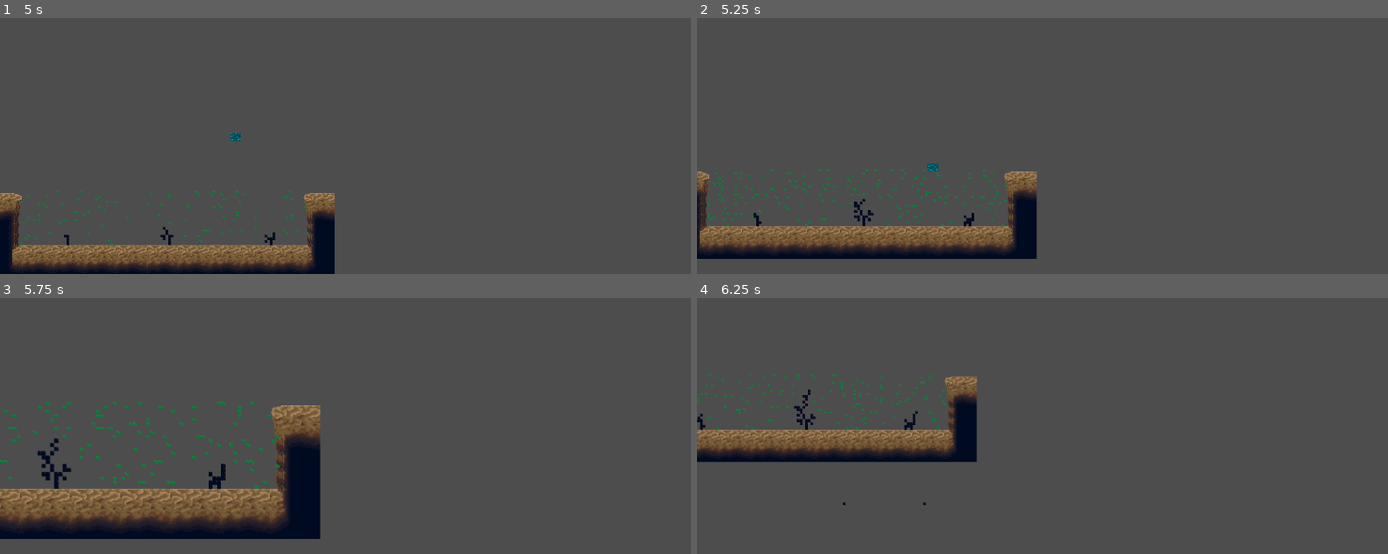
Above: before the commit, frames 1-4 (two rows, left to right).
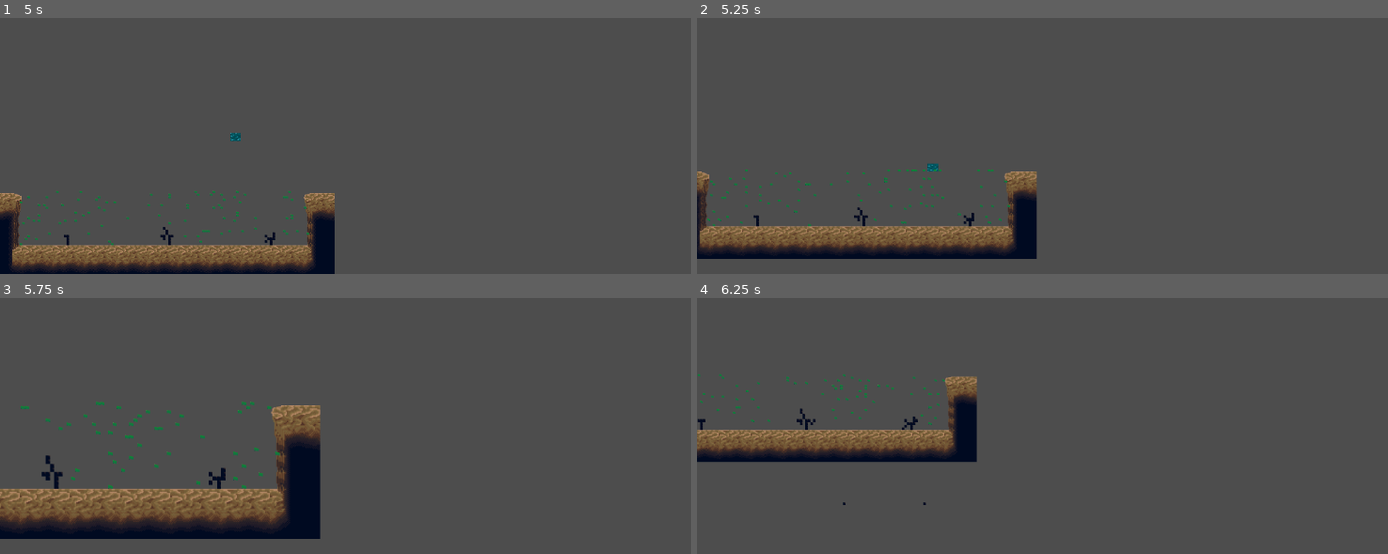
Above: after the commit, the same moments.

Repository: ValentinBirth/Korallenwachstum
Game: Godot game, scene res://scenes/main.tscn
Two runs of this game, one before a commit and one after it. Both use one fixed random seed, a clock stepped at 60 frames per second and the inputs below.
Inputs (mouse positions are in pixels of both pictures, inside the frame that each line leads up to):
- Up to frame 1 (5 s): tap Enter at 0.5 s; move the mouse to (538, 41) at 0.52 s; hold Right (ui_right) 0.53-1.28 s; click (538, 41) at 0.6 s; move the mouse to (228, 84) at 1.27 s; hold Down (ui_down) 1.28-2.03 s; right-click (228, 84) at 1.35 s; move the mouse to (outside the picture) at 2.02 s; hold Right (ui_right) 2.03-2.78 s; tap Mouse wheel up (zoom_in) at 2.1 s; move the mouse to (338, 146) at 2.77 s; hold Up (ui_up) 2.78-3.53 s; tap Mouse wheel down (zoom_out) at 2.85 s; move the mouse to (601, 125) at 3.52 s; hold Left (ui_left) from 3.53 s (still down); click (601, 125) at 3.6 s; move the mouse to (outside the picture) at 4.27 s; right-click (outside the picture) at 4.35 s
- Up to frame 2 (5.25 s): move the mouse to (1111, 61) at 5.02 s; release Left (ui_left) at 5.03 s; hold Down (ui_down) from 5.03 s (still down); tap Mouse wheel up (zoom_in) at 5.1 s
- Up to frame 3 (5.75 s): keep holding Down (ui_down)
- Up to frame 4 (6.25 s): move the mouse to (outside the picture) at 5.77 s; release Down (ui_down) at 5.78 s; hold Right (ui_right) from 5.78 s (still down); tap Mouse wheel down (zoom_out) at 5.85 s

Frame 1 is identical in both runs. In frame 2, 0.8% of the frame differs, in the area x 1-46%, y 59-82%; in frame 3, 1.1%, in the area x 0-41%, y 40-75%; in frame 4, 0.7%.

Commit message:
Timer rückanpassung

Diff:
--- a/scenes/coral_layer.gd
+++ b/scenes/coral_layer.gd
@@ -51,20 +51,13 @@
 	setup_coral()
 	spawn_particles()
 
-	# Timer for continuous coral growth
-	growth_timer.wait_time = 5  # For example, every 5 seconds new particles are created
-	growth_timer.one_shot = false
-	growth_timer.timeout.connect(spawn_particles)  # Trigger spawning of new particles
-	add_child(growth_timer)
-	growth_timer.start()
-
-	# Timer for moving particles
-	var move_timer = Timer.new()
-	move_timer.wait_time = growth_rate
-	move_timer.one_shot = false
-	move_timer.timeout.connect(move_particles)  # Trigger the movement of particles
-	add_child(move_timer)
-	move_timer.start()
+	# Timer to keep particles moving
+	var timer = Timer.new()
+	timer.wait_time = growth_rate
+	timer.one_shot = false  # Ensure the timer repeats
+	timer.timeout.connect(move_particles)  # Fix connect to call correct function
+	add_child(timer)
+	timer.start()
 
 # Move particles randomly (with radial growth and branching)
 func move_particles():
